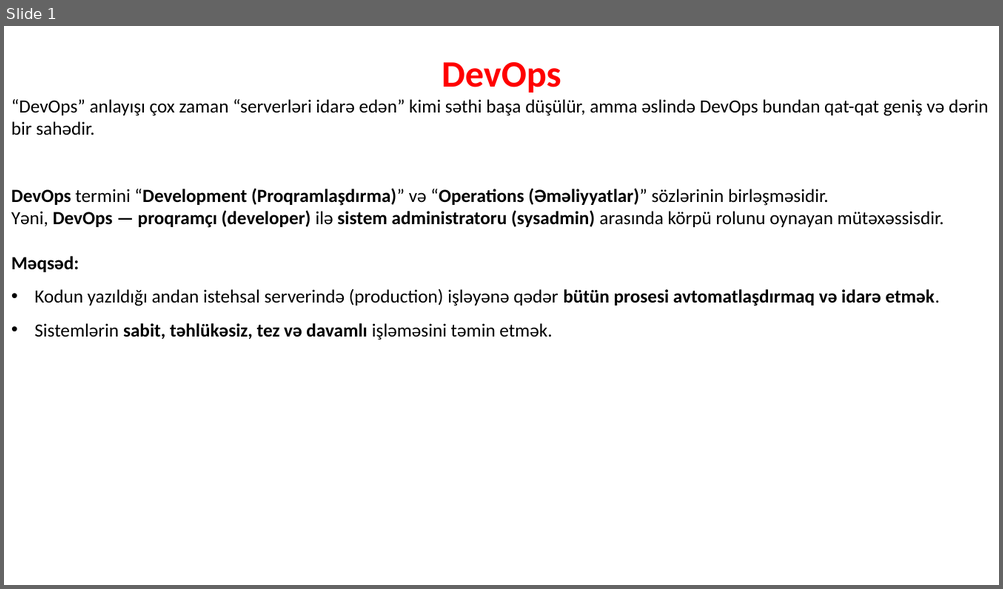
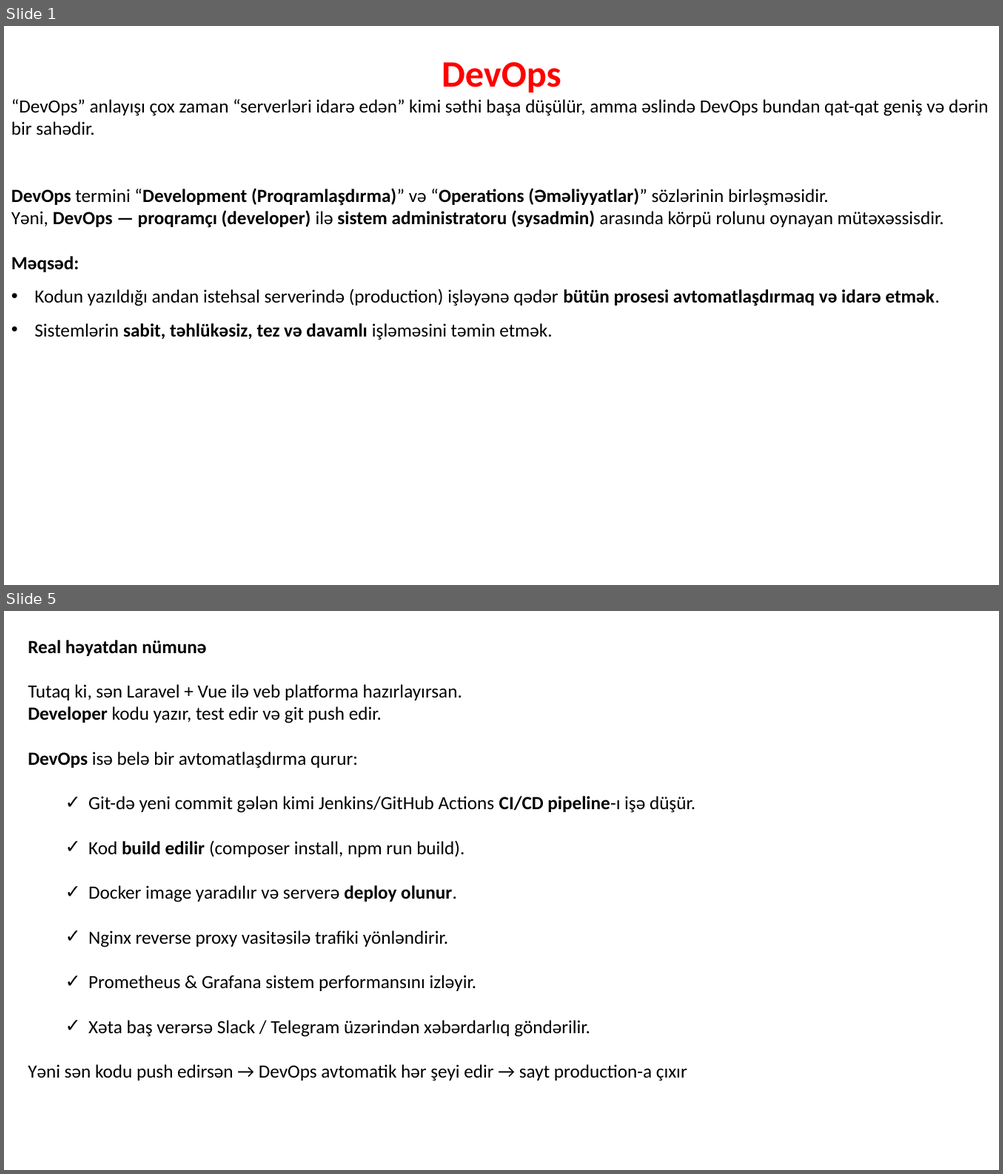
Before and after one commit to codeurient/DevOps, a slide deck: .lessons/Entry.pptx. Shown one above the other, each under a label of ours: slide 1 before the commit, slides 1 and 5 after it; the slides between them are not shown. The pictures are 1003x589 and 1003x1174 pixels, drawn with LibreOffice and Linux fonts; fonts in the diff are those of the drawing. Boxes give left, top, right and bottom in pixels: in the first picture for what was removed or moved away, otherwise in the second. Text is boxed around its words. In the diff, an @@ line names an element or a change of style, - is before the commit and + after.

```diff
--- a/.lessons/Entry.pptx
+++ b/.lessons/Entry.pptx
@@ slide 5 added at bbox=[4, 611, 999, 1170], background #FFFFFF @@
@@ text added at bbox=[28, 640, 695, 1082], 18 pt, text #000000 @@
+Real həyatdan nümunə
+Tutaq ki, sən Laravel + Vue ilə veb platforma hazırlayırsan.
+Developer kodu yazır, test edir və git push edir.
+DevOps isə belə bir avtomatlaşdırma qurur:
+  ✓ Git-də yeni commit gələn kimi Jenkins/GitHub Actions CI/CD pipeline-ı işə düşür.
+  ✓ Kod build edilir (composer install, npm run build).
+  ✓ Docker image yaradılır və serverə deploy olunur.
+  ✓ Nginx reverse proxy vasitəsilə trafiki yönləndirir.
+  ✓ Prometheus & Grafana sistem performansını izləyir.
+  ✓ Xəta baş verərsə Slack / Telegram üzərindən xəbərdarlıq göndərilir.
+Yəni sən kodu push edirsən → DevOps avtomatik hər şeyi edir → sayt production-a çıxır
```
Also in this commit, not shown: 1 slide changed, 1 other slide added, 3 slides removed, 6 other files.
